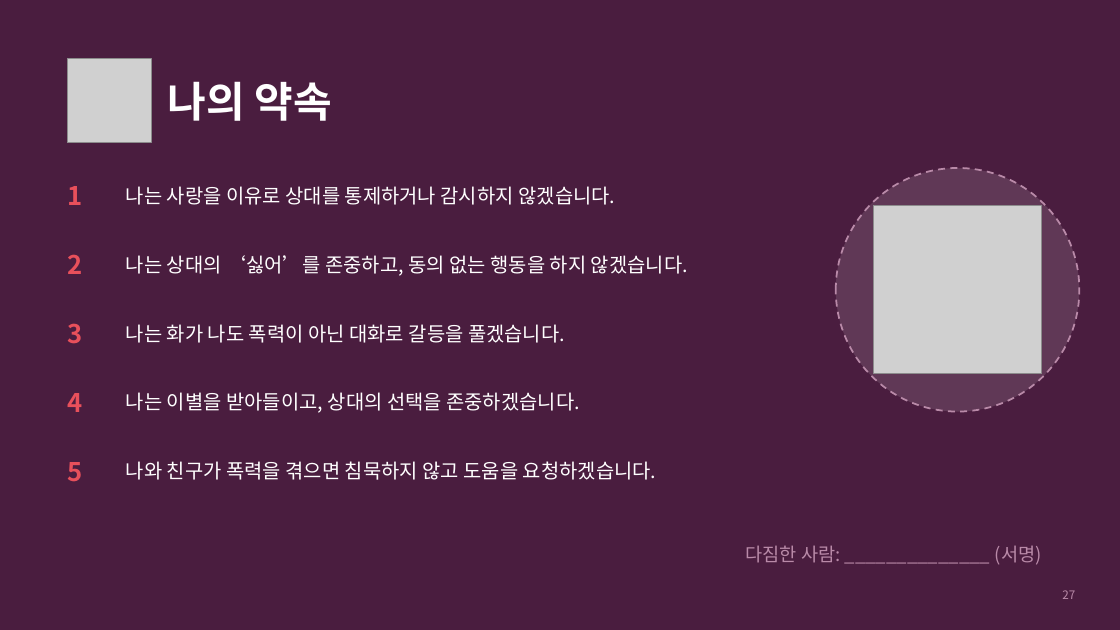
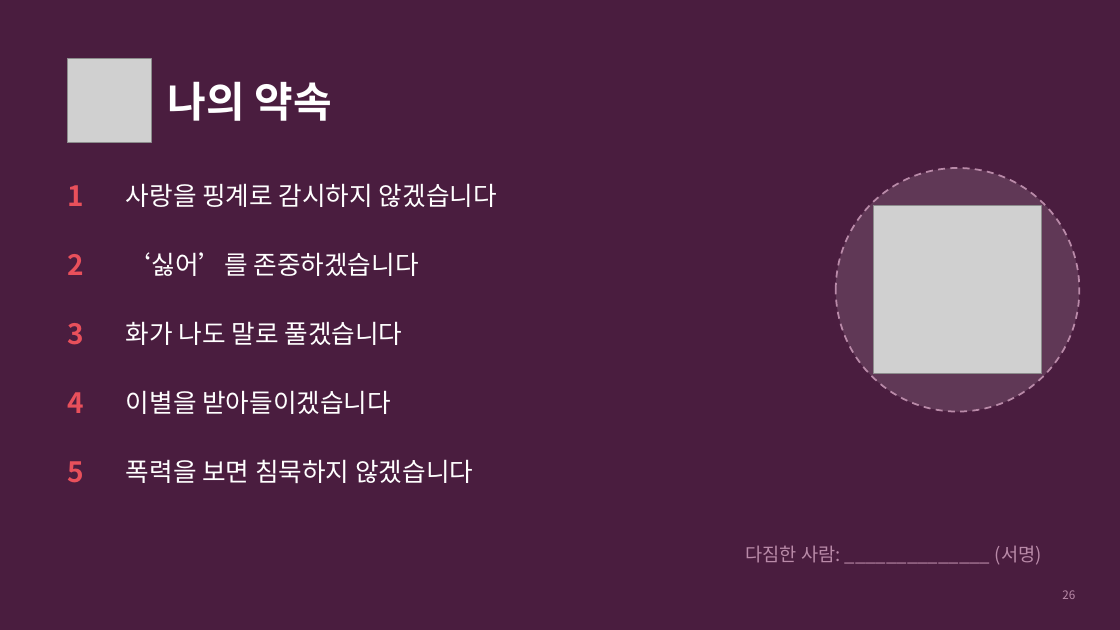
Before and after one commit to ash1234a/security-research-learning, a slide deck: slide 26 of 데이트폭력과_약속.pptx (slide 27 before the commit). Drawn at 1120x630 pixels with LibreOffice and Linux fonts; fonts in the diff are those of the drawing; grey boxes stand for pictures; background and template pictures are left out. Boxes give left, top, right and bottom in pixels: in the first picture for what was removed or moved away, otherwise in the second. Text is boxed around its words. In the diff, an @@ line names an element or a change of style, - is before the commit and + after.

```diff
--- a/데이트폭력과_약속.pptx
+++ b/데이트폭력과_약속.pptx
@@ text at (126,183,497,207): text changed; size 17 to 22 pt @@
-나는 사랑을 이유로 상대를 통제하거나 감시하지 않겠습니다.
+사랑을 핑계로 감시하지 않겠습니다
@@ text at (126,252,419,276): text changed; size 17 to 22 pt @@
-나는 상대의 ‘싫어’를 존중하고, 동의 없는 행동을 하지 않겠습니다.
+‘싫어’를 존중하겠습니다
@@ text at (126,321,403,345): text changed; size 17 to 22 pt @@
-나는 화가 나도 폭력이 아닌 대화로 갈등을 풀겠습니다.
+화가 나도 말로 풀겠습니다
@@ text at (126,390,391,414): text changed; size 17 to 22 pt @@
-나는 이별을 받아들이고, 상대의 선택을 존중하겠습니다.
+이별을 받아들이겠습니다
@@ size 22 to 24 pt in 5 elements at (67,185,84,206), (67,254,84,275), (67,323,84,345), (67,392,84,413), (67,461,84,483) @@
@@ text at (126,459,473,483): text changed; size 17 to 22 pt @@
-나와 친구가 폭력을 겪으면 침묵하지 않고 도움을 요청하겠습니다.
+폭력을 보면 침묵하지 않겠습니다
@@ page number at (1062,590,1075,599): text changed @@
-27
+26
```
Also in this commit, not shown: 20 other slides changed, 7 slides added, 8 slides removed.
